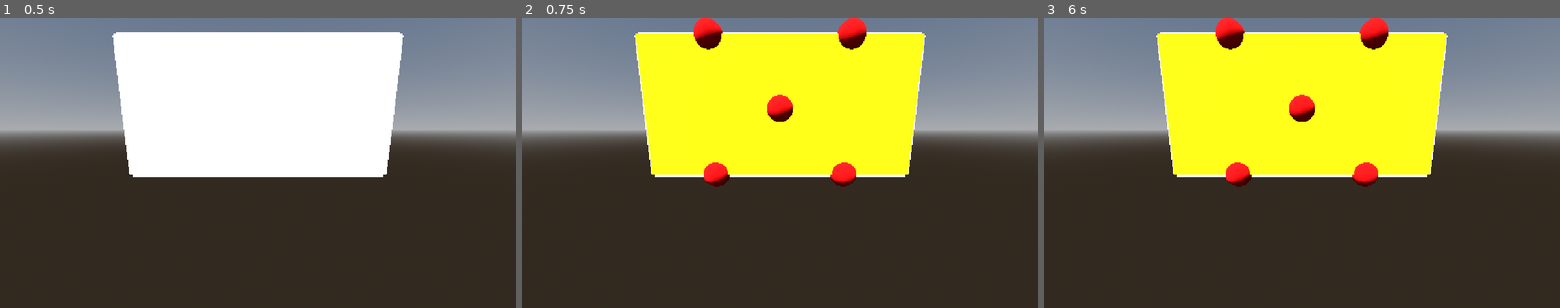
Above: before the commit, frames 1-3 (left to right).
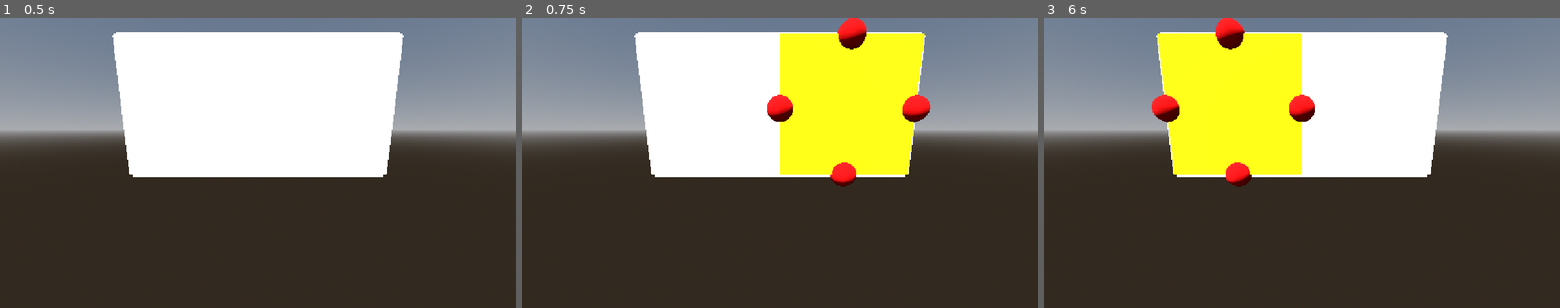
Above: after the commit, the same moments.

Repository: Turnute/PolyFold
Game: Godot game, scene res://scenes/GameScene.tscn
Two runs of this game, one before a commit and one after it. Both use one fixed random seed, a clock stepped at 60 frames per second and the inputs below.
Inputs (mouse positions are in pixels of both pictures, inside the frame that each line leads up to):
- Up to frame 1 (0.5 s): no input
- Up to frame 2 (0.75 s): tap Enter at 0.5 s; move the mouse to (893, 148) at 0.52 s; click (893, 148) at 0.67 s
- Up to frame 3 (6 s): tap Space at 1.25, 2.75, 4.25 s; drag from (1198, 177) to (1276, 221) at 1.27 s; tap Enter at 2, 3.5 s; move the mouse to (1353, 99) at 2.02 s; click (1353, 99) at 2.17 s; drag from (1276, 221) to (1147, 119) at 2.77 s; move the mouse to (1456, 206) at 3.52 s; click (1456, 206) at 3.67 s; drag from (1147, 119) to (1224, 90) at 4.27 s; move the mouse to (1327, 163) at 5.02 s; click (1327, 163) at 5.17 s; drag from (1224, 90) to (1198, 177) at 5.77 s

Frame 1 is identical in both runs. In frame 2, 13% of the frame differs, in the area x 22-80%, y 0-59%; in frame 3, 13%.

Commit message:
Bind fold handles to valid group hinges
Refresh selection around the largest coplanar group and expose farthest boundary handles for valid hinges. Resolve each handle to its attachment face, compute moving groups consistently, and share edge-axis calculation between drag previews and executed folds.

Diff:
--- a/polyfold/scripts/FoldDragController.gd
+++ b/polyfold/scripts/FoldDragController.gd
@@ -22,8 +22,6 @@
 var _drag_hinge: Edge
 ## Initial world-space hinge position.
 var _drag_pivot: Vector3
-## Initial world-space face transform.
-var _drag_initial_transform: Transform3D
 ## Current preview angle in degrees.
 var _drag_angle: float = 0.0
 ## World-space rotation axis.
@@ -40,8 +38,13 @@
 var _drag_initial_transforms: Dictionary = {}
 
 
-## Stores the initial drag geometry and resets the interaction.
-func beginEdgeDrag(selected_edge: Edge, hit_point: Vector3, cam: Camera3D, polycube: Polycube) -> void:
+## Resolves the handle's actual hinge and captures every moving face once.
+func beginEdgeDrag(
+	selected_edge: Edge,
+	hit_point: Vector3,
+	cam: Camera3D,
+	polycube: Polycube
+) -> void:
 	endEdgeDrag(false)
 
 	if not is_instance_valid(selected_edge):
@@ -49,27 +52,20 @@
 	if not is_instance_valid(cam) or not is_instance_valid(polycube):
 		return
 
-	var face: Face = selected_edge.get_parent() as Face
+	var action: UnfoldAction = selected_edge.select(UnfoldAction.DirEnum.FWD)
+	var face: Face = polycube.getFace(action._id_cube, action._face)
+
 	if not is_instance_valid(face):
 		return
 
-	var hinge: Edge = face.getOppositeEdge(selected_edge)
-	if not is_instance_valid(hinge):
-		return
-
-	var action: UnfoldAction = selected_edge.select(UnfoldAction.DirEnum.FWD)
-
-	if not Unfolder.validMove(action, polycube):
-		return
-
-	var local_axis: Vector3
-	match hinge._side:
-		Edge.EdgeEnum.TOP, Edge.EdgeEnum.BOTTOM:
-			local_axis = Vector3.FORWARD
-		Edge.EdgeEnum.LEFT, Edge.EdgeEnum.RIGHT:
-			local_axis = Vector3.RIGHT
-		_:
-			return
+	var hinge: Edge = face.getOppositeEdge(face._edges[action._edge])
+	var group: Array[int] = polycube.getFoldGroup(
+		face._id_face,
+		action._edge
+	)
+
+	if group.is_empty():
+		return
 
 	_camera = cam
 	_target = polycube
@@ -77,9 +73,8 @@
 	_drag_face = face
 	_drag_hinge = hinge
 	_drag_pivot = hinge.global_position
-	_drag_initial_transform = face.global_transform
+	_drag_axis = polycube.getEdgeAxis(face, hinge)
 	_drag_point = hit_point
-	_drag_axis = (_drag_initial_transform.basis * local_axis).normalized()
 	_drag_angle = 0.0
 	_drag_direction = 0
 	_drag_snapped = false
@@ -87,15 +82,9 @@
 
 	_drag_initial_transforms.clear()
 
-	var group: Array[int] = _target.getFoldGroup(
-		_drag_face._id_face,
-		_drag_edge._side
-	)
-
 	for face_id in group:
-		var member: Face = _target.getFaceFromFaceId(face_id)
+		var member: Face = polycube.getFaceFromFaceId(face_id)
 		_drag_initial_transforms[member] = member.global_transform
-
 
 ## Updates the preview and consumes input while dragging.
 func dragEdgeInput(event: InputEvent) -> bool:
--- a/polyfold/scripts/gameRoot/Unfolder.gd
+++ b/polyfold/scripts/gameRoot/Unfolder.gd
@@ -3,7 +3,7 @@
 
 ## Handles unfolding moves.
 
-## Checks connectivity and overlap constraints.
+## Checks whether the action has a valid connected folding group.
 static func validMove(action: UnfoldAction, pol: Polycube) -> bool:
 	var face: Face = pol.getFace(action._id_cube, action._face)
 
@@ -22,14 +22,7 @@
 	var hinge_neighbour : int = folding_face.getNeighbouringFace(hinge._side)
 
 	var pivot : Vector3 = hinge.global_position
-	var local_axis : Vector3 = Vector3.FORWARD
-
-	if hinge._side == Edge.EdgeEnum.LEFT or hinge._side == Edge.EdgeEnum.RIGHT:
-		local_axis = Vector3.RIGHT
-
-	var axis: Vector3 = (
-		folding_face.global_transform.basis * local_axis
-	).normalized()
+	var axis: Vector3 = pol.getEdgeAxis(folding_face, hinge)
 
 	var angle: float = 90.0
 	if action._dir == UnfoldAction.DirEnum.BWD:
--- a/polyfold/scripts/polycubeDataStructure/Edge.gd
+++ b/polyfold/scripts/polycubeDataStructure/Edge.gd
@@ -22,14 +22,26 @@
 ]
 ## The edge's position inside its face.
 var _side : EdgeEnum
+## Actual attachment face controlled by this handle.
+var _fold_face: Face = null
+## Grabbed-side identifier on the attachment face, opposite its actual hinge.
+var _fold_grabbed_side: EdgeEnum
 
 ## Hides the edge and disables its collision on startup.
 func _ready() -> void:
 	_mesh.visible = false
 	_col.disabled = true
 
-## Creates an unfolding action for this edge and direction.
+## Creates an action for the assigned attachment, or this edge's parent face.
 func select(dir : UnfoldAction.DirEnum) -> UnfoldAction:
+	if is_instance_valid(_fold_face):
+		return UnfoldAction.createAction(
+			_fold_face._id_cube,
+			_fold_face._side,
+			_fold_grabbed_side,
+			dir
+		)
+
 	var info = [0,0]
 	if get_parent().has_method("getInfo"):
 		info = get_parent().getInfo()
--- a/polyfold/scripts/polycubeDataStructure/Polycube.gd
+++ b/polyfold/scripts/polycubeDataStructure/Polycube.gd
@@ -120,12 +120,9 @@
 		for face in cube._faces:
 			face.unselect()
 
-## Selects the face matching a valid face identifier.
+## Selects the reference face and refreshes its entire folding group.
 func selectFace(face_id: int) -> void:
-	var face: Face = getFaceFromFaceId(face_id)
-
 	_selected_face_id = face_id
-	face.select()
 	refreshSelectedFaceEdges()
 
 ## Removes selection from the face matching a valid face identifier.
@@ -136,7 +133,7 @@
 func canFoldFace(face_id : int, edge_side : Edge.EdgeEnum) -> bool:
 	return not getFoldGroup(face_id, edge_side).is_empty()
 
-## TODO doc
+## Highlights the selected group and binds one farthest handle per valid hinge.
 func refreshSelectedFaceEdges() -> void:
 	if _selected_face_id == -1:
 		return
@@ -144,15 +141,36 @@
 	for cube in _cubes:
 		for face in cube._faces:
 			face.unselect()
-
-	var group: Array[int] = getPlanarGroup(_selected_face_id)
+			for edge in face._edges:
+				edge._fold_face = null
+
+	var group: Array[int] = getSelectionGroup(_selected_face_id)
 
 	for face_id in group:
 		var face: Face = getFaceFromFaceId(face_id)
 		face.select()
-
-		for edge in face._edges:
-			edge.showEdge(canFoldFace(face_id, edge._side))
+		face.showEdges(false)
+
+	for face_id in group:
+		var anchor: Face = getFaceFromFaceId(face_id)
+
+		for hinge in anchor._edges:
+			var neighbour_id: int = anchor.getNeighbouringFace(hinge._side)
+
+			if neighbour_id == -1 or group.has(neighbour_id):
+				continue
+
+			var grabbed: Edge = anchor.getOppositeEdge(hinge)
+
+			if not canFoldFace(face_id, grabbed._side):
+				continue
+
+			var handle: Edge = findFarthestHandle(group, anchor, hinge)
+
+			if handle != null:
+				handle._fold_face = anchor
+				handle._fold_grabbed_side = grabbed._side
+				handle.showEdge(true)
 
 ## Checks whether or not two faces are coplanar
 func areCoplanar(a : Face, b : Face) -> bool :
@@ -167,71 +185,118 @@
 
 	return parallel and distance_to_plane <= 0.0001
 
-## Returns the coplanar group to a designated face
-func getPlanarGroup(face_id : int) -> Array[int] :
-	var ref : Face = getFaceFromFaceId(face_id)
-	var group : Array[int] = [face_id]
+## Returns faces reachable through existing connections.
+## Excluded faces are not crossed.[br]
+## [param plane] optionally restricts the traversal.
+func collectFaces(start_id : int, excluded : Array[int], plane : Face = null) -> Array[int]:
+	var result: Array[int] = []
+	var pending : Array[int] = [start_id]
 	var visited : Dictionary = {}
 	var next_index : int = 0
 
-	visited[face_id] = true
-
-	while next_index < group.size() :
-		var current : Face = getFaceFromFaceId(group[next_index])
+	while next_index < pending.size():
+		var face_id : int = pending[next_index]
 		next_index += 1
 
-		for i in current._adj_faces:
-			# i is the neighbour face's id we are examining
-			if i == -1 or visited.has(i):
-				continue
-
-			visited[i] = true
-
-			if areCoplanar(ref, getFaceFromFaceId(i)):
-				group.append(i)
-
-	return group
-
-## Returns the whole folding group
-func getFoldGroup(face_id : int, edge_side : Edge.EdgeEnum) -> Array[int] :
-	var planar_group : Array[int] = getPlanarGroup(face_id)
-	var face : Face = getFaceFromFaceId(face_id)
-	var grabbed_edge : Edge = face._edges[edge_side]
-	var hinge: Edge = face.getOppositeEdge(grabbed_edge)
-	var hinge_neighbour: int = face.getNeighbouringFace(hinge._side)
-
-	if hinge_neighbour == -1:
+		if face_id == -1 or excluded.has(face_id) or visited.has(face_id):
+			continue
+
+		visited[face_id] = true
+		var face : Face = getFaceFromFaceId(face_id)
+
+		if plane != null and not areCoplanar(plane, face):
+			continue
+
+		result.append(face_id)
+		pending.append_array(face._adj_faces)
+
+	return result
+
+## Returns the largest coplanar branch containing the selected face.
+## Other members reach the body only through the group's attachment face.
+func getSelectionGroup(face_id: int) -> Array[int]:
+	var reference: Face = getFaceFromFaceId(face_id)
+	var best_group: Array[int] = [face_id]
+
+	for root_id in collectFaces(face_id, [], reference):
+		var root_face: Face = getFaceFromFaceId(root_id)
+		var candidate: Array[int] = [root_id]
+		var processed: Dictionary = {root_id: true}
+
+		for i in root_face._adj_faces:
+			if i == -1 or processed.has(i):
+				continue
+
+			var component: Array[int] = collectFaces(i, [root_id])
+			var eligible: bool = true
+
+			for j in component:
+				processed[j] = true
+				if not areCoplanar(root_face, getFaceFromFaceId(j)):
+					eligible = false
+
+			if eligible:
+				candidate.append_array(component)
+
+		if candidate.has(face_id) and candidate.size() > best_group.size():
+			best_group = candidate
+
+	return best_group
+
+## Returns the moving faces for the chosen hinge, including dependent branches.
+## [param edge_side] identifies the grabbed side on the attachment face.
+func getFoldGroup(face_id: int, edge_side: Edge.EdgeEnum) -> Array[int]:
+	var selection: Array[int] = getSelectionGroup(face_id)
+	var face: Face = getFaceFromFaceId(face_id)
+	var hinge: Edge = face.getOppositeEdge(face._edges[edge_side])
+	var neighbour_id: int = face.getNeighbouringFace(hinge._side)
+
+	if neighbour_id == -1 or selection.has(neighbour_id):
 		return []
 
-	if planar_group.has(hinge_neighbour):
-		return[]
-
-	var stationary: Dictionary = {}
-	var pending: Array[int] = [hinge_neighbour]
-	var next_index: int = 0
-
-	stationary[hinge_neighbour] = true
-
-	while next_index < pending.size():
-		var current : Face = getFaceFromFaceId(pending[next_index])
-		next_index += 1
-
-		for i in current._adj_faces:
-			if i == -1:
-				continue
-			if planar_group.has(i):
-				continue
-			if stationary.has(i):
-				continue
-
-			stationary[i] = true
-			pending.append(i)
-
-	var moving_group : Array[int] = []
-
-	for cube in _cubes:
-		for f in cube._faces:
-			if not stationary.has(f._id_face):
-				moving_group.append(f._id_face)
-
-	return moving_group
+	var stationary: Array[int] = collectFaces(neighbour_id, selection)
+
+	var moving: Array[int] = []
+
+	for cube in _cubes:
+		for member in cube._faces:
+			if not stationary.has(member._id_face):
+				moving.append(member._id_face)
+
+	return moving
+
+## Returns an edge's longitudinal axis in world space.
+func getEdgeAxis(face: Face, edge: Edge) -> Vector3:
+	var local_axis: Vector3 = Vector3.FORWARD
+
+	if edge._side == Edge.EdgeEnum.LEFT or edge._side == Edge.EdgeEnum.RIGHT:
+		local_axis = Vector3.RIGHT
+
+	return (face.global_transform.basis * local_axis).normalized()
+
+## Returns one boundary edge at maximum distance opposite the chosen hinge.
+func findFarthestHandle(group: Array[int], anchor: Face, hinge: Edge) -> Edge:
+	var pivot: Vector3 = hinge.global_position
+	var axis: Vector3 = getEdgeAxis(anchor, hinge)
+	var direction: Vector3 = (anchor.global_position - pivot).normalized()
+
+	var best: Edge = null
+	var best_distance: float = -INF
+
+	for face_id in group:
+		var face: Face = getFaceFromFaceId(face_id)
+
+		for edge in face._edges:
+			if group.has(face.getNeighbouringFace(edge._side)):
+				continue
+
+			if absf(getEdgeAxis(face, edge).dot(axis)) < 0.9999:
+				continue
+
+			var distance: float = (edge.global_position - pivot).dot(direction)
+
+			if distance > best_distance:
+				best_distance = distance
+				best = edge
+
+	return best
